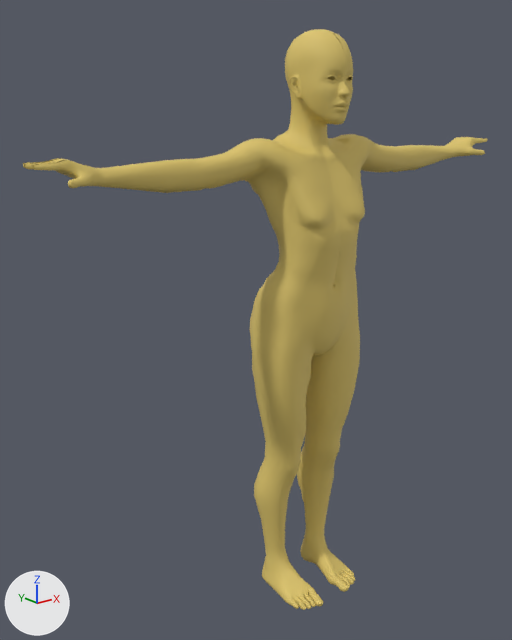
The OBJ model trunk/makehuman/utils/fixmesh/base/new/base-mat.obj: old version first, new version second.
Camera for both pictures: a 50 mm lens placed at (-13.6, -14.93, 6.82), pointed at (-1.14, 0.65, 0.59). Every picture has the same lights, and +X, +Y and +Z are marked at lower left. Where no turn or scale is listed for an object, it has been applied to the vertices.

Names of what the first picture shows: 'base-mat'.
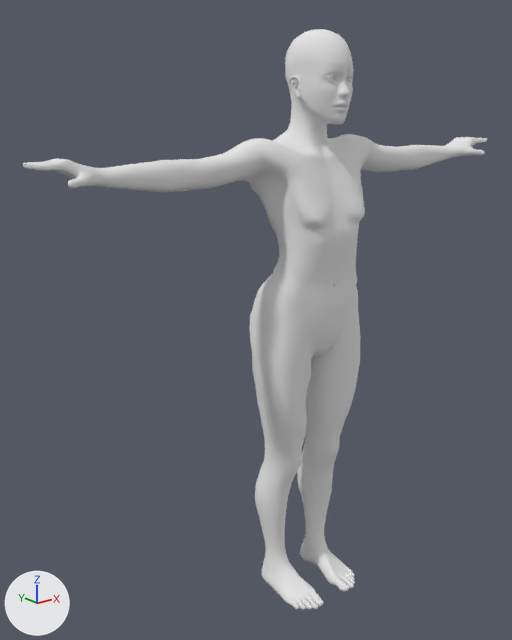
Location of each change, [x1, y1, x2, y2] in pixels of the pictures (512 x 640 px):
'base-mat', recoloured (yellow to white): [23, 29, 487, 610] in both

What changed in the scene script:
```text
Change mat_skin:
    mat_skin.base_color: (0.717, 0.55, 0.146) -> (0.8, 0.8, 0.8)  # yellow #dcc46b -> white #e7e7e7
```
